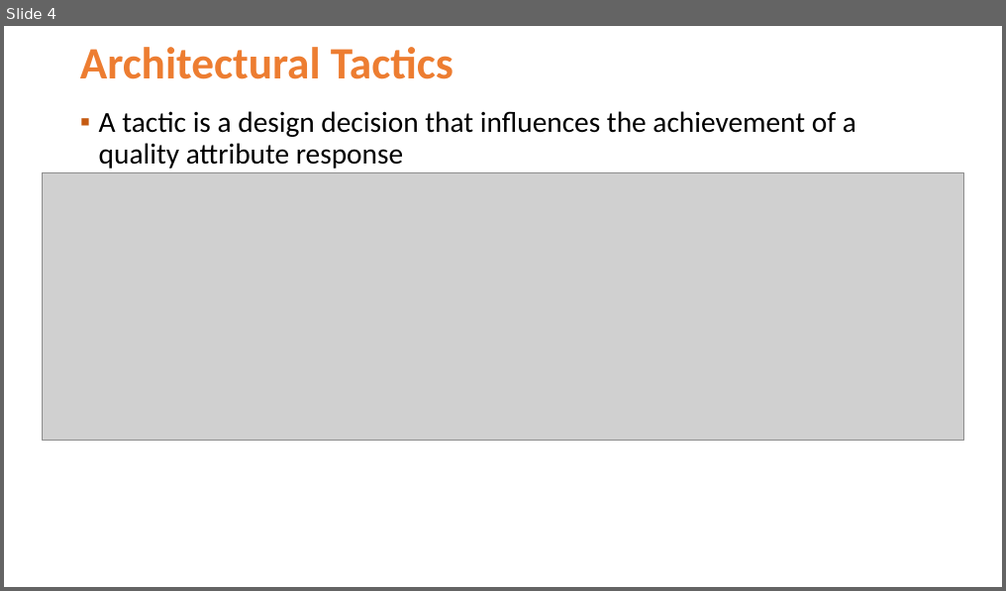
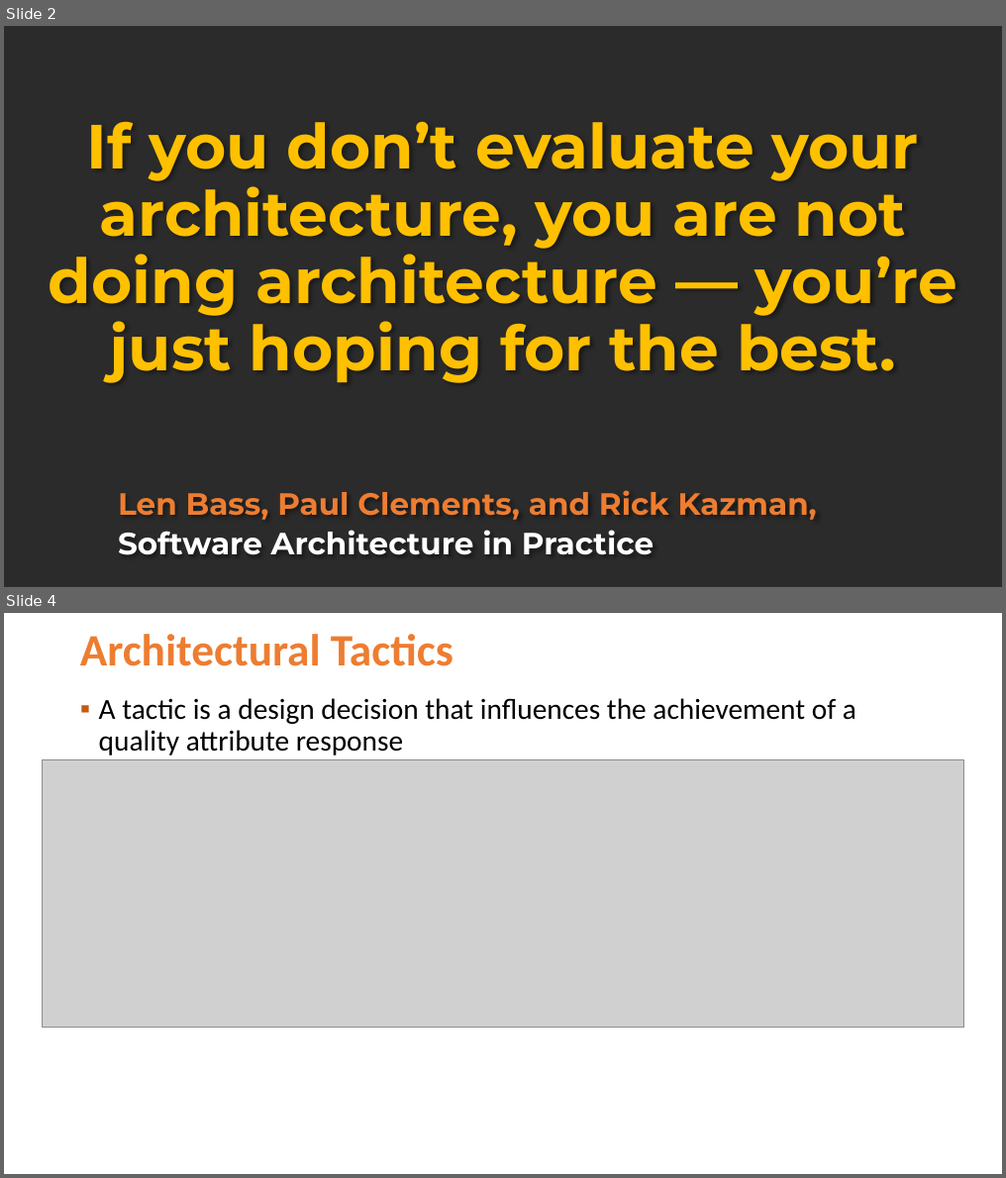
Before and after one commit to Jucer74/SoftwareArchitecture, a slide deck: Clases/05-ArchitectureEvaluation/SoftwareArchitecture-ArchitectureEvaluation.pptx. Shown one above the other, each under a label of ours: slide 4 before the commit, slides 2 and 4 after it; the slides between them are not shown. The pictures are 1006x591 and 1006x1178 pixels, drawn with LibreOffice and Linux fonts; fonts in the diff are those of the drawing; grey boxes stand for pictures; background and template pictures are left out; a plain dark background stands for a picture behind light text. Boxes give left, top, right and bottom in pixels: in the first picture for what was removed or moved away, otherwise in the second. Text is boxed around its words. In the diff, an @@ line names an element or a change of style, - is before the commit and + after.

```diff
--- a/Clases/05-ArchitectureEvaluation/SoftwareArchitecture-ArchitectureEvaluation.pptx
+++ b/Clases/05-ArchitectureEvaluation/SoftwareArchitecture-ArchitectureEvaluation.pptx
@@ slide 2 added at (4, 26, 1002, 587), background picture (left out) @@
@@ title added at (49, 121, 957, 383), 60 pt, text #FFC000, bold @@
+If you don’t evaluate your architecture, you are not doing architecture — you’re just hoping for the best.
@@ text added at (118, 490, 817, 556), 29.6 pt, text #ED7D31, bold @@
+Len Bass, Paul Clements, and Rick Kazman,
+Software Architecture in Practice
```
Also in this commit, not shown: 2 slides changed, 1 slide removed.
